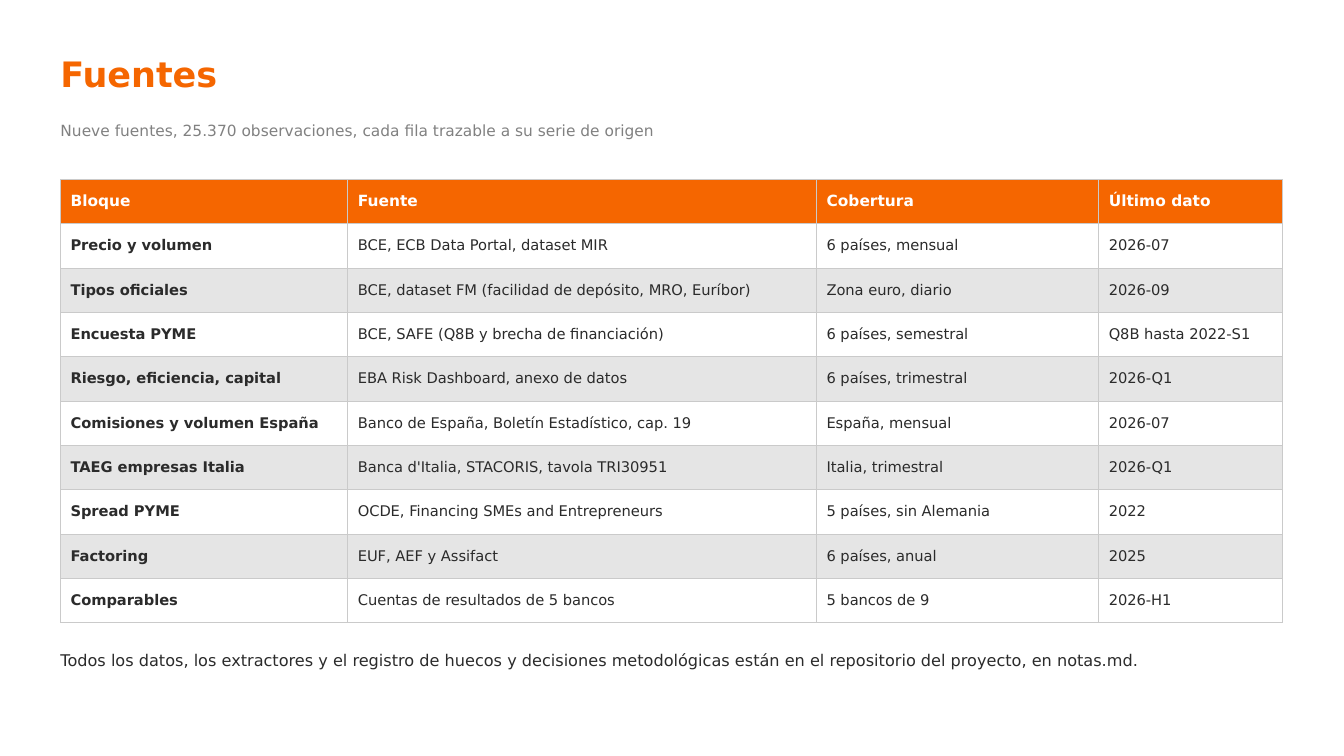
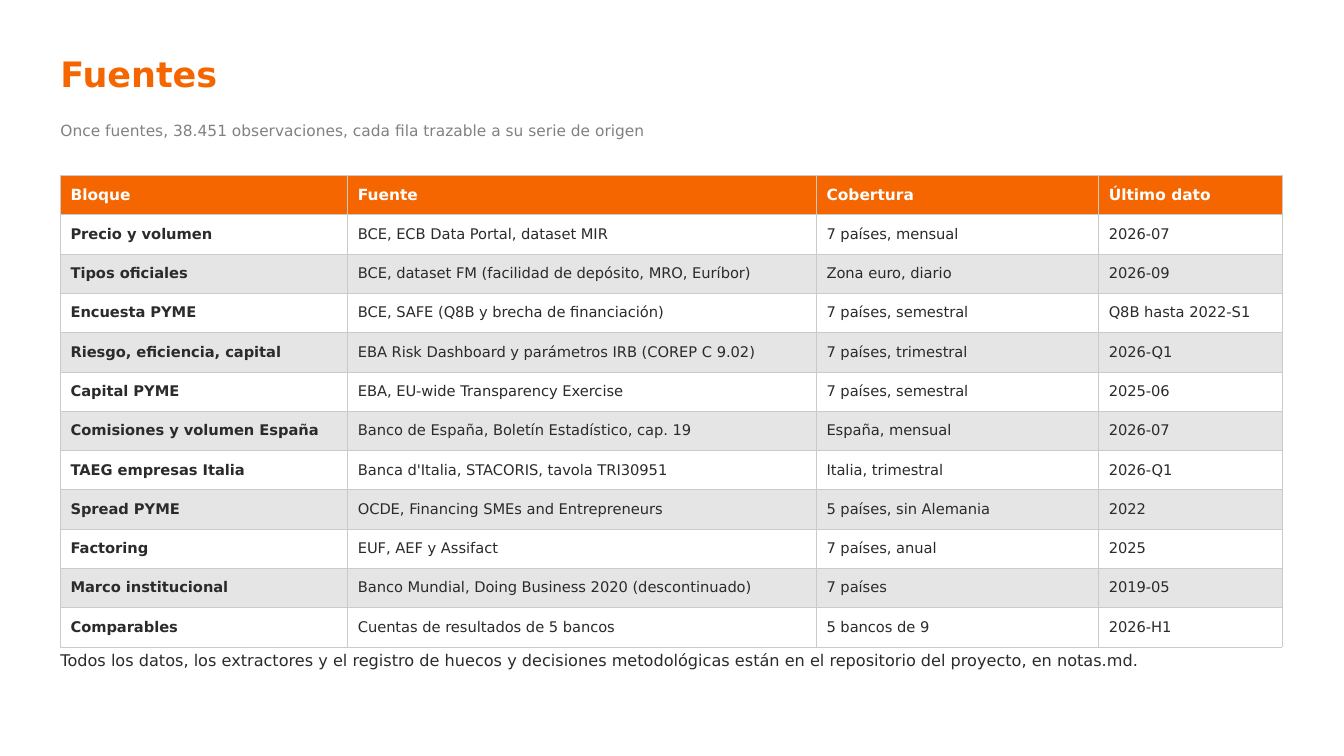
Before and after one commit to agomez2812-lang/sturdy-barnacle, a slide deck: slide 27 of pres/rentabilidad_pyme.pptx (slide 26 before the commit). Drawn at 1344x756 pixels with LibreOffice and Linux fonts; fonts in the diff are those of the drawing. Boxes give left, top, right and bottom in pixels: in the first picture for what was removed or moved away, otherwise in the second. Text is boxed around its words. In the diff, an @@ line names an element or a change of style, - is before the commit and + after.

```diff
--- a/pres/rentabilidad_pyme.pptx
+++ b/pres/rentabilidad_pyme.pptx
@@ text at (x1=60, y1=124, x2=644, y2=139): text changed @@
-Nueve fuentes, 25.370 observaciones, cada fila trazable a su serie de origen
+Once fuentes, 38.451 observaciones, cada fila trazable a su serie de origen
@@ table at (x1=60, y1=175, x2=1282, y2=639) @@
-row 2, column 3: 6 países, mensual
+row 2, column 3: 7 países, mensual
-row 4: Encuesta PYME | BCE, SAFE (Q8B y brecha de financiación) | 6 países, semestral | Q8B hasta 2022-S1
-row 5: Riesgo, eficiencia, capital | EBA Risk Dashboard, anexo de datos | 6 países, trimestral | 2026-Q1
+row 4: Encuesta PYME | BCE, SAFE (Q8B y brecha de financiación) | 7 países, semestral | Q8B hasta 2022-S1
+row 5: Riesgo, eficiencia, capital | EBA Risk Dashboard y parámetros IRB (COREP C 9.02) | 7 países, trimestral | 2026-Q1
+row 6: Capital PYME | EBA, EU-wide Transparency Exercise | 7 países, semestral | 2025-06
-row 9: Factoring | EUF, AEF y Assifact | 6 países, anual | 2025
+row 10: Factoring | EUF, AEF y Assifact | 7 países, anual | 2025
+row 11: Marco institucional | Banco Mundial, Doing Business 2020 (descontinuado) | 7 países | 2019-05
@@ table resized from (x1=60, y1=179, x2=1282, y2=612) to (x1=60, y1=175, x2=1282, y2=639) @@
```
Also in this commit, not shown: 10 other slides changed, 1 slide added, 7 other files.
